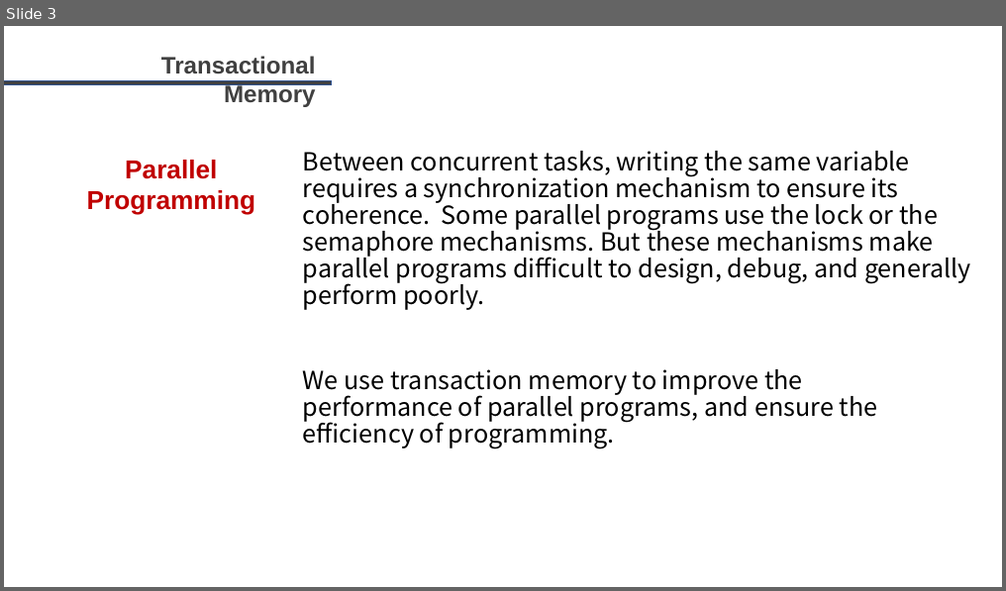
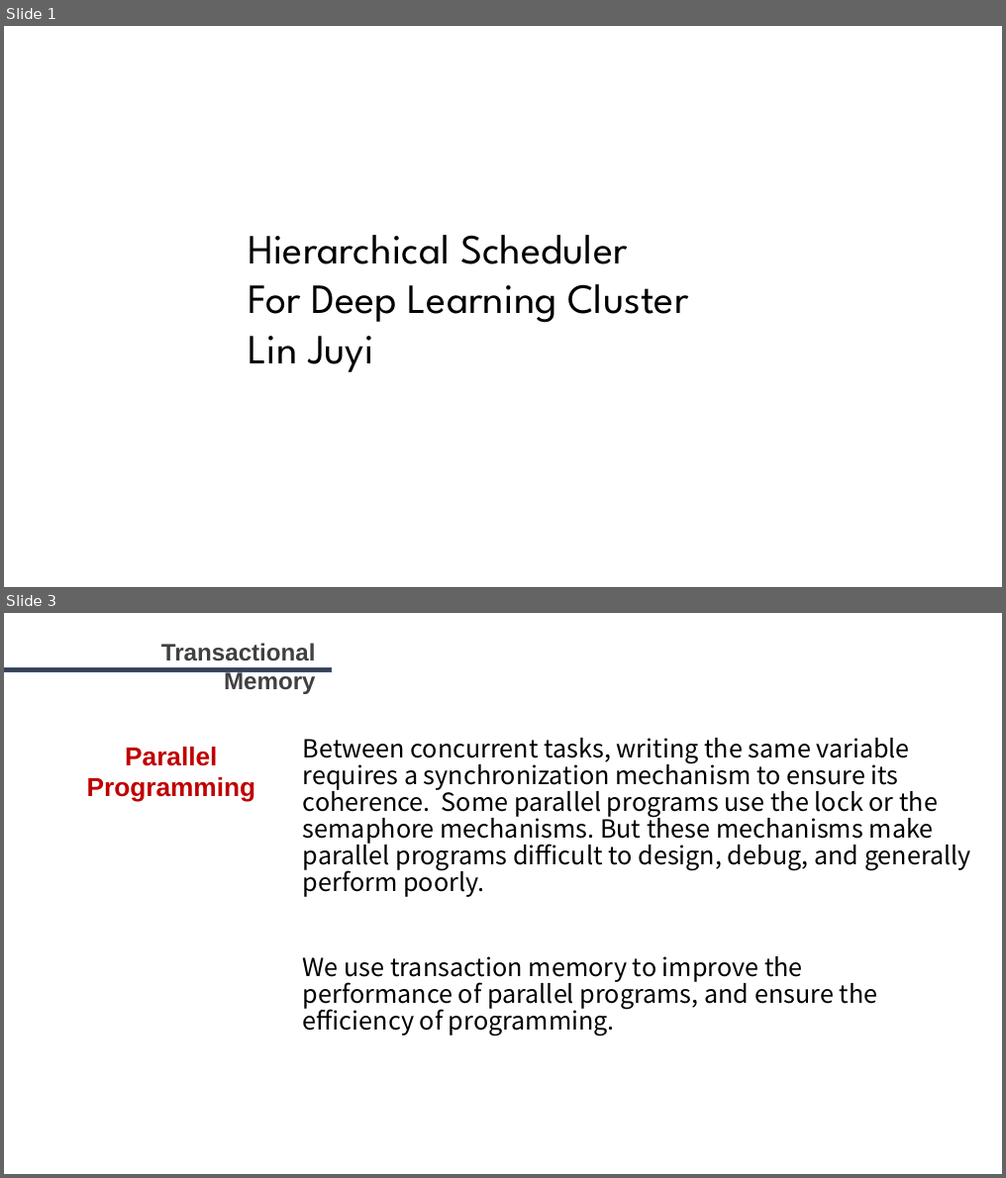
Before and after one commit to LukeLIN-web/distrubuted-ML-system, a slide deck: final report.pptx. Shown one above the other, each under a label of ours: slide 3 before the commit, slides 1 and 3 after it; the slides between them are not shown. The pictures are 1006x591 and 1006x1178 pixels, drawn with LibreOffice and Linux fonts; fonts in the diff are those of the drawing. Boxes give left, top, right and bottom in pixels: in the first picture for what was removed or moved away, otherwise in the second. Text is boxed around its words. In the diff, an @@ line names an element or a change of style, - is before the commit and + after.

```diff
--- a/final report.pptx
+++ b/final report.pptx
@@ slide 1 added at box(4, 26, 1002, 587), background #FFFFFF @@
@@ text added at box(248, 235, 688, 372), 40 pt, text #000000 @@
+Hierarchical Scheduler
+For Deep Learning Cluster
+Lin Juyi
```
Also in this commit, not shown: 2 slides changed, 1 other slide added, 3 slides removed, 4 other files.
